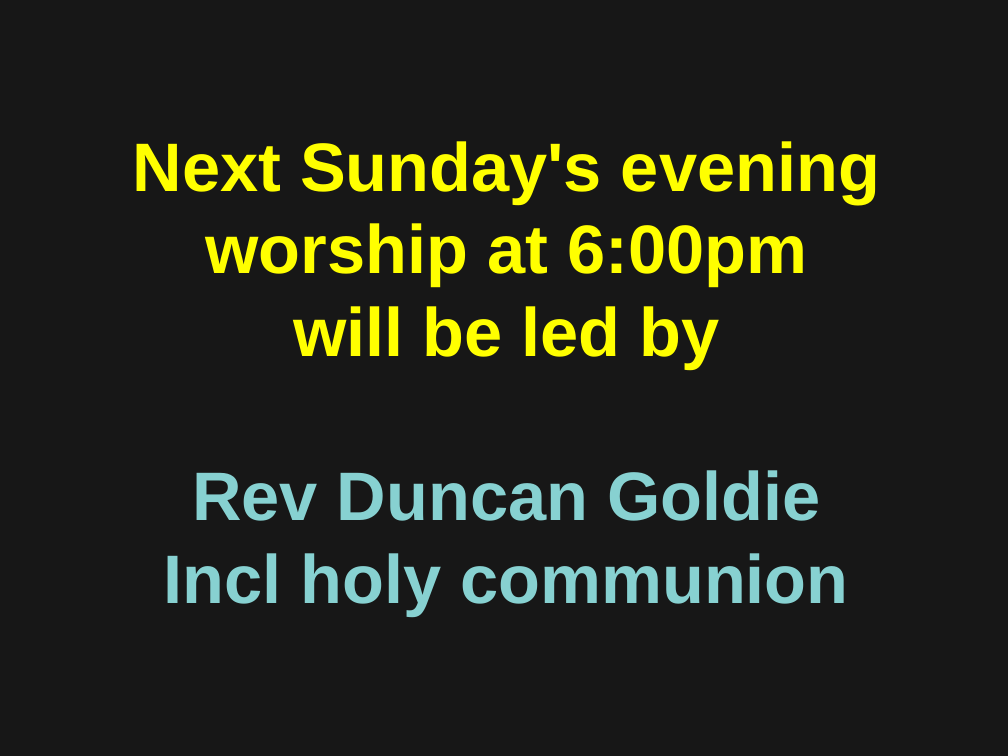
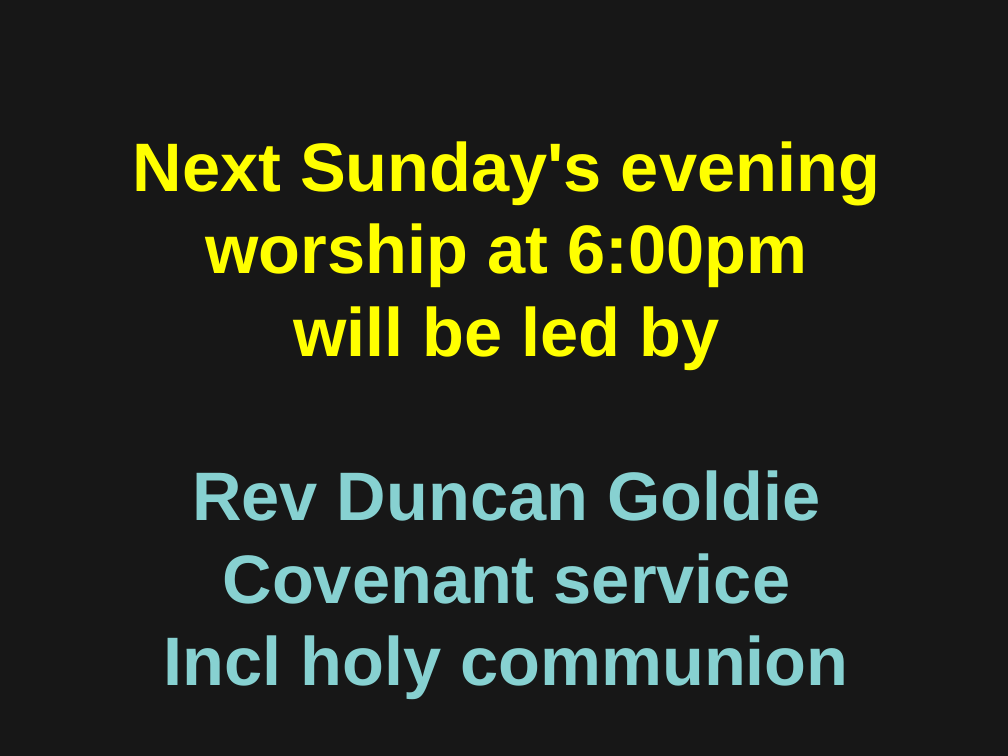
Before and after one commit to martinforsyth/bsuc-audio-visual, a slide deck: slide 6 of resources/presentations/impress/welcome.dark.background.odp (slide 5 before the commit). Drawn at 1008x756 pixels with LibreOffice and Linux fonts; fonts in the diff are those of the drawing. Boxes give left, top, right and bottom in pixels: in the first picture for what was removed or moved away, otherwise in the second. Text is boxed around its words. In the diff, an @@ line names an element or a change of style, - is before the commit and + after.

```diff
--- a/resources/presentations/impress/welcome.dark.background.odp
+++ b/resources/presentations/impress/welcome.dark.background.odp
@@ text at bbox=[223, 553, 790, 604]: paragraph added @@
+Covenant service
```
Also in this commit, not shown: 11 other slides changed, 2 slides added, 5 slides removed, 1 other file.
